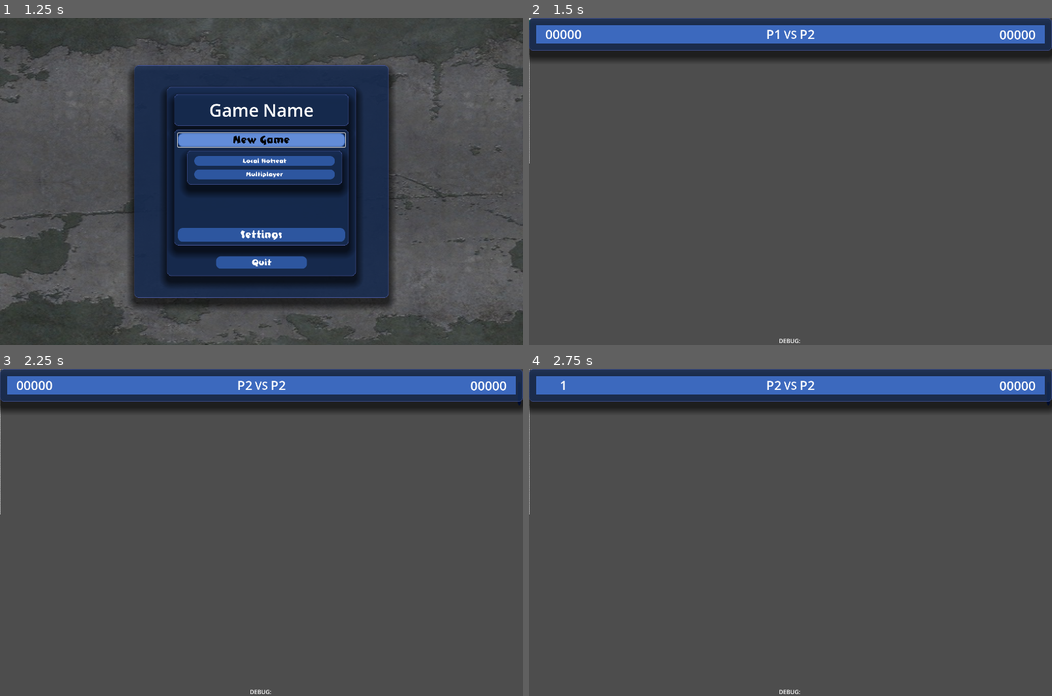
Above: before the commit, frames 1-4 (two rows, left to right).
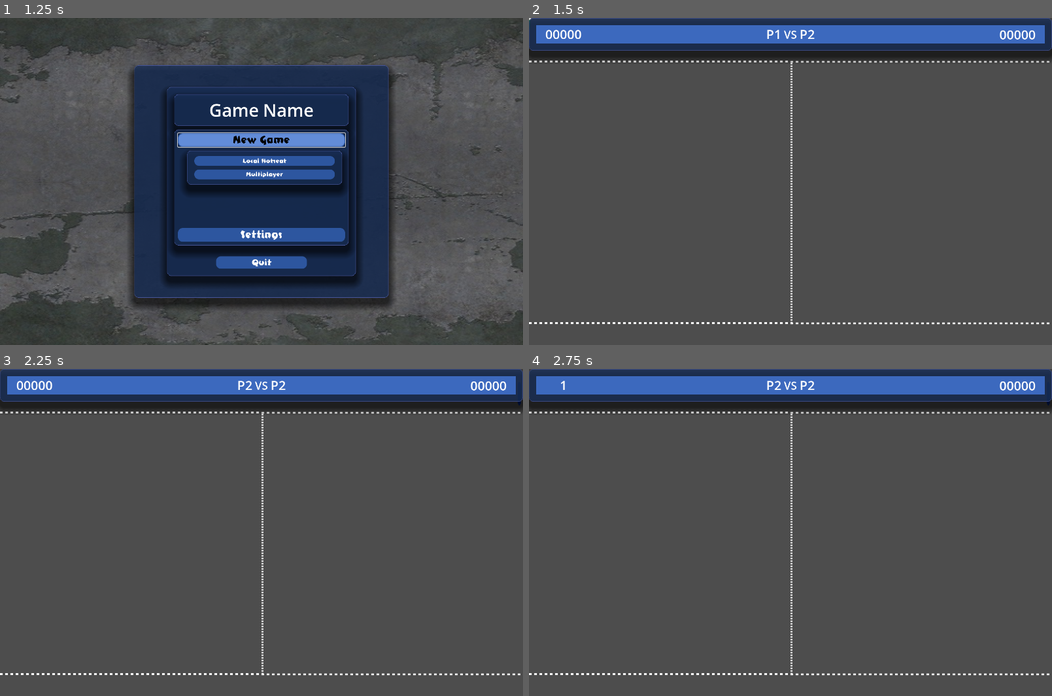
Above: after the commit, the same moments.

Repository: Fox-Alpha/Pong_Godot_4_Multiplayer
Game: Godot game, scene res://scenes/game/main_menu/MainMenu.tscn
Two runs of this game, one before a commit and one after it. Both use one fixed random seed, a clock stepped at 60 frames per second and the inputs below.
Inputs (mouse positions are in pixels of both pictures, inside the frame that each line leads up to):
- Up to frame 1 (1.25 s): click "New Game" at 0.5 s
- Up to frame 2 (1.5 s): click "Local Hotseat" at 1.25 s
- Up to frame 3 (2.25 s): tap Enter at 2 s; move the mouse to (376, 516) at 2.02 s; hold W (p1_up) from 2.03 s (still down); hold Down (p2_down) from 2.03 s (still down); click (376, 516) at 2.17 s
- Up to frame 4 (2.75 s): keep holding W (p1_up); keep holding Down (p2_down)

Frame 1 is identical in both runs. In frame 2, 1.0% of the frame differs, in the area x 0-100%, y 0-100%; in frame 3, 1.0%; in frame 4, 1.0%.
Error before the commit: Invalid access to property or key 'pressed' on a base object of type 'null instance'. (res://scenes/debug/debug.gd:9)

Commit message:
Rem: Seperator Nodes Rem: DebugControl Nodes Add: Remove Nodes own scenes

Diff:
--- a/scenes/game/Pong_40.tscn
+++ b/scenes/game/Pong_40.tscn
@@ -2,11 +2,11 @@
 
 [ext_resource type="Script" uid="uid://tja8mavrgl1p" path="res://scripts/pong.gd" id="1_lqc4h"]
 [ext_resource type="Texture2D" uid="uid://dssdoid3hbi0d" path="res://assets/images/bg.jpg" id="2_ge3fp"]
+[ext_resource type="PackedScene" uid="uid://ydhpvy3ne5hs" path="res://scenes/game/playground/field/SeparatorLines.tscn" id="3_ge3fp"]
 [ext_resource type="PackedScene" uid="uid://id75m5q4t5ga" path="res://scenes/game/ingame_ui/ui.tscn" id="3_j68dr"]
-[ext_resource type="Script" uid="uid://qc5f6sore7n8" path="res://scripts/debug.gd" id="4_ge3fp"]
 [ext_resource type="PackedScene" uid="uid://djj8j6o0w8386" path="res://scenes/game/playground/field/Border.tscn" id="4_qjysl"]
 [ext_resource type="PackedScene" uid="uid://bxoq0ug0n5lgs" path="res://scenes/game/playground/ball/ball.tscn" id="5_ge3fp"]
-[ext_resource type="Texture2D" uid="uid://juiob8lgj1sm" path="res://scenes/game/playground/field/separator.png" id="6_i3j2k"]
+[ext_resource type="PackedScene" uid="uid://dejefyt130lr2" path="res://scenes/debug/DebugControl.tscn" id="7_ge3fp"]
 [ext_resource type="PackedScene" uid="uid://c2ybwhakexc6j" path="res://scenes/game/playground/paddle/paddle_controller.tscn" id="7_w0kgx"]
 
 [sub_resource type="PhysicsMaterial" id="PhysicsMaterial_0xy4s"]
@@ -28,27 +28,7 @@
 
 [node name="BottomBorder" parent="Playground/Field/Borders" instance=ExtResource("4_qjysl")]
 
-[node name="Separators" type="Node2D" parent="Playground/Field"]
-
-[node name="Separator_Middle" type="Sprite2D" parent="Playground/Field/Separators"]
-unique_name_in_owner = true
-z_index = -1
-texture = ExtResource("6_i3j2k")
-centered = false
-
-[node name="Separator_Top" type="Sprite2D" parent="Playground/Field/Separators"]
-unique_name_in_owner = true
-z_index = -1
-texture_filter = 1
-rotation = 1.5708
-texture = ExtResource("6_i3j2k")
-
-[node name="Separator_Bottom" type="Sprite2D" parent="Playground/Field/Separators"]
-unique_name_in_owner = true
-z_index = -1
-texture_filter = 1
-rotation = 1.5708
-texture = ExtResource("6_i3j2k")
+[node name="SeparatorLines" parent="Playground/Field" instance=ExtResource("3_ge3fp")]
 
 [node name="Actors" type="Node" parent="Playground"]
 
@@ -60,6 +40,8 @@
 unique_name_in_owner = true
 
 [node name="Ball" parent="Playground/Actors" instance=ExtResource("5_ge3fp")]
+z_index = 1024
+z_as_relative = false
 
 [node name="Ingame_HUD" type="CanvasLayer" parent="."]
 
@@ -73,32 +55,10 @@
 grow_vertical = 2
 texture = ExtResource("2_ge3fp")
 
+[node name="DebugControl" parent="Ingame_HUD" instance=ExtResource("7_ge3fp")]
+
 [node name="UI" parent="Ingame_HUD" instance=ExtResource("3_j68dr")]
 z_index = 1
-
-[node name="DebugControl" type="Control" parent="Ingame_HUD"]
-z_index = 2
-custom_minimum_size = Vector2(60, 60)
-layout_mode = 3
-anchors_preset = 12
-anchor_top = 1.0
-anchor_right = 1.0
-anchor_bottom = 1.0
-grow_horizontal = 2
-grow_vertical = 0
-script = ExtResource("4_ge3fp")
-
-[node name="Debug" type="Label" parent="Ingame_HUD/DebugControl"]
-layout_mode = 1
-anchors_preset = 12
-anchor_top = 1.0
-anchor_right = 1.0
-anchor_bottom = 1.0
-offset_top = -23.0
-grow_horizontal = 2
-grow_vertical = 0
-text = "DEBUG: "
-horizontal_alignment = 1
 
 [node name="DebugBoundarys" type="Node" parent="."]
 
